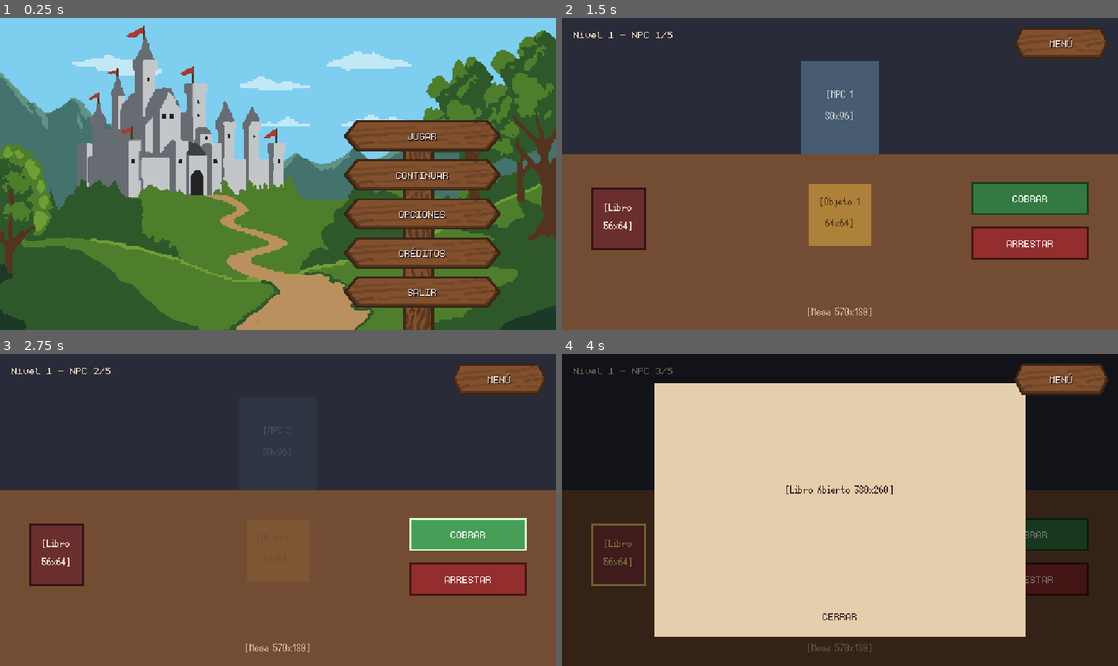
Above: before the commit, frames 1-4 (two rows, left to right).
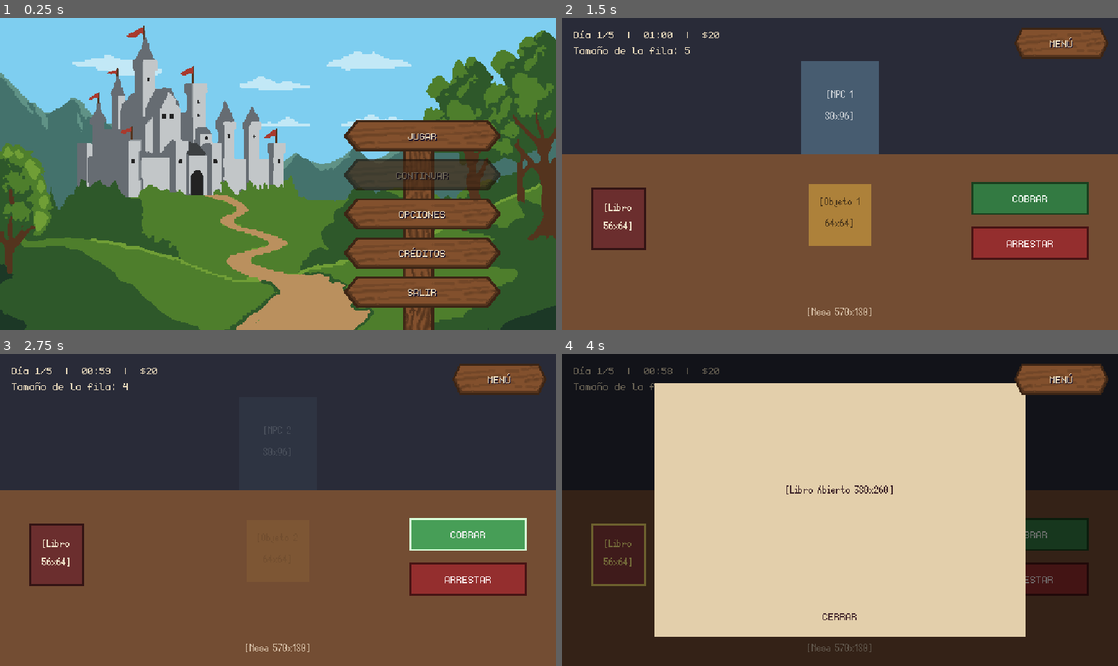
Above: after the commit, the same moments.

Repository: StephenQuispeLipa/Notaria-Aventureros
Game: Godot game, scene res://Scenes/Menus/OptionsMenu.tscn
Two runs of this game, one before a commit and one after it. Both use one fixed random seed, a clock stepped at 60 frames per second and the inputs below.
Inputs (mouse positions are in pixels of both pictures, inside the frame that each line leads up to):
- Up to frame 1 (0.25 s): no input
- Up to frame 2 (1.5 s): click (984, 174) at 0.5 s, where only the run before the commit has a clickable "CONTINUAR"; click "JUGAR" at 1.25 s
- Up to frame 3 (2.75 s): click "COBRAR" at 2 s
- Up to frame 4 (4 s): click "ARRESTAR" at 2.75 s; click "[Libro 56x64]" at 3.5 s

The runs differ from the first frame. In frame 1, 2.1% of the frame differs, in the area x 62-90%, y 45-55%; in frame 2, 0.2%; in frame 3, 0.2%; in frame 4, 0.2%.

Commit message:
feat: add desk view scene, game manager, and audio assets

Diff:
--- a/Scenes/Desk/Desk_View.tscn
+++ b/Scenes/Desk/Desk_View.tscn
@@ -80,12 +80,13 @@
 layout_mode = 0
 offset_left = 12.0
 offset_top = 10.0
-offset_right = 200.0
-offset_bottom = 28.0
+offset_right = 240.0
+offset_bottom = 48.0
 theme_override_colors/font_color = Color(0.92, 0.86, 0.74, 1)
 theme_override_fonts/font = ExtResource("3_mono")
 theme_override_font_sizes/font_size = 16
-text = "Nivel 1 - NPC 1/4"
+text = "Día 1/5  |  01:00  |  $20
+Tamaño de la fila: 4"
 
 [node name="NPCRect" type="ColorRect" parent="."]
 unique_name_in_owner = true
@@ -315,65 +316,82 @@
 anchor_bottom = 1.0
 grow_horizontal = 2
 grow_vertical = 2
-color = Color(0, 0, 0, 0.65)
-
-[node name="Panel" type="ColorRect" parent="DayEndOverlay"]
-layout_mode = 1
-anchors_preset = 8
-anchor_left = 0.5
-anchor_top = 0.5
-anchor_right = 0.5
-anchor_bottom = 0.5
-offset_left = -135.0
-offset_top = -65.0
-offset_right = 135.0
-offset_bottom = 65.0
-grow_horizontal = 2
-grow_vertical = 2
-color = Color(0.89, 0.81, 0.67, 1)
-
-[node name="VBox" type="VBoxContainer" parent="DayEndOverlay/Panel"]
-layout_mode = 1
-anchors_preset = 15
-anchor_right = 1.0
-anchor_bottom = 1.0
-grow_horizontal = 2
-grow_vertical = 2
-theme_override_constants/separation = 10
+color = Color(0, 0, 0, 1)
+
+[node name="Margin" type="MarginContainer" parent="DayEndOverlay"]
+layout_mode = 1
+anchors_preset = 15
+anchor_right = 1.0
+anchor_bottom = 1.0
+grow_horizontal = 2
+grow_vertical = 2
+theme_override_constants/margin_left = 40
+theme_override_constants/margin_top = 20
+theme_override_constants/margin_right = 40
+theme_override_constants/margin_bottom = 20
+
+[node name="VBox" type="VBoxContainer" parent="DayEndOverlay/Margin"]
+layout_mode = 2
+theme_override_constants/separation = 8
 alignment = 1
 
-[node name="DayEndLabel" type="Label" parent="DayEndOverlay/Panel/VBox"]
-unique_name_in_owner = true
-layout_mode = 2
-theme_override_colors/font_color = Color(0.24, 0.14, 0.16, 1)
-theme_override_fonts/font = ExtResource("4_silver")
-theme_override_font_sizes/font_size = 16
-text = "Nivel 1 completado"
-horizontal_alignment = 1
-
-[node name="Buttons" type="HBoxContainer" parent="DayEndOverlay/Panel/VBox"]
-layout_mode = 2
-theme_override_constants/separation = 16
+[node name="DayEndTitle" type="Label" parent="DayEndOverlay/Margin/VBox"]
+unique_name_in_owner = true
+layout_mode = 2
+theme_override_colors/font_color = Color(1, 0.85, 0.35, 1)
+theme_override_fonts/font = ExtResource("3_mono")
+theme_override_font_sizes/font_size = 16
+text = "RESUMEN DEL DÍA 1"
+horizontal_alignment = 1
+
+[node name="DayEndLabel" type="RichTextLabel" parent="DayEndOverlay/Margin/VBox"]
+unique_name_in_owner = true
+layout_mode = 2
+theme_override_colors/default_color = Color(0.92, 0.86, 0.74, 1)
+theme_override_fonts/normal_font = ExtResource("3_mono")
+theme_override_font_sizes/normal_font_size = 16
+bbcode_enabled = true
+text = "Resumen"
+fit_content = true
+scroll_active = false
+autowrap_mode = 0
+horizontal_alignment = 1
+
+[node name="Buttons" type="HBoxContainer" parent="DayEndOverlay/Margin/VBox"]
+layout_mode = 2
+theme_override_constants/separation = 24
 alignment = 1
 
-[node name="BtnRestartDay" type="Button" parent="DayEndOverlay/Panel/VBox/Buttons"]
+[node name="BtnNextDay" type="Button" parent="DayEndOverlay/Margin/VBox/Buttons"]
 unique_name_in_owner = true
 layout_mode = 2
 focus_mode = 0
 flat = true
-theme_override_colors/font_color = Color(0.28, 0.17, 0.19, 1)
-theme_override_colors/font_hover_color = Color(0.55, 0.35, 0.2, 1)
-theme_override_fonts/font = ExtResource("3_mono")
-theme_override_font_sizes/font_size = 16
-text = "REPETIR"
-
-[node name="BtnBackMenu" type="Button" parent="DayEndOverlay/Panel/VBox/Buttons"]
-unique_name_in_owner = true
+theme_override_colors/font_color = Color(0.7, 0.95, 0.65, 1)
+theme_override_colors/font_hover_color = Color(1, 1, 0.5, 1)
+theme_override_fonts/font = ExtResource("3_mono")
+theme_override_font_sizes/font_size = 16
+text = "DÍA 2"
+
+[node name="BtnRestartDay" type="Button" parent="DayEndOverlay/Margin/VBox/Buttons"]
+unique_name_in_owner = true
+visible = false
 layout_mode = 2
 focus_mode = 0
 flat = true
-theme_override_colors/font_color = Color(0.28, 0.17, 0.19, 1)
-theme_override_colors/font_hover_color = Color(0.65, 0.25, 0.25, 1)
+theme_override_colors/font_color = Color(0.7, 0.95, 0.65, 1)
+theme_override_colors/font_hover_color = Color(1, 1, 0.5, 1)
+theme_override_fonts/font = ExtResource("3_mono")
+theme_override_font_sizes/font_size = 16
+text = "REINTENTAR"
+
+[node name="BtnBackMenu" type="Button" parent="DayEndOverlay/Margin/VBox/Buttons"]
+unique_name_in_owner = true
+layout_mode = 2
+focus_mode = 0
+flat = true
+theme_override_colors/font_color = Color(0.92, 0.86, 0.74, 1)
+theme_override_colors/font_hover_color = Color(0.95, 0.45, 0.45, 1)
 theme_override_fonts/font = ExtResource("3_mono")
 theme_override_font_sizes/font_size = 16
 text = "MENÚ"
--- /dev/null
+++ b/Scripts/Core/game_manager.gd
@@ -0,0 +1,102 @@
+class_name GameManagerClass
+extends Node
+
+const SAVE_PATH := "user://savegame.json"
+
+const STARTING_MONEY := 20
+const FIXED_DAILY_SALARY := 15
+const MAX_DAYS := 5
+
+var current_day: int = 1
+var money: int = STARTING_MONEY
+var npcs_today_count: int = 4
+var current_npc_index: int = 0
+var arrests_today: int = 0
+var charges_today: int = 0
+var day_time_remaining: float = 60.0
+
+var total_charged: int = 0
+var total_arrested: int = 0
+var total_earned: int = 0
+var total_spent: int = 0
+var total_events: int = 0
+
+func get_day_duration(day: int) -> float:
+	return 60.0 + 20.0 * float(maxi(day - 1, 0))
+
+func start_new_game() -> void:
+	current_day = 1
+	money = STARTING_MONEY
+	npcs_today_count = randi_range(4, 5)
+	current_npc_index = 0
+	arrests_today = 0
+	charges_today = 0
+	day_time_remaining = get_day_duration(current_day)
+	total_charged = 0
+	total_arrested = 0
+	total_earned = 0
+	total_spent = 0
+	total_events = 0
+	save_game()
+
+func advance_to_next_day() -> void:
+	current_day += 1
+	npcs_today_count += randi_range(1, 2)
+	current_npc_index = 0
+	arrests_today = 0
+	charges_today = 0
+	day_time_remaining = get_day_duration(current_day)
+	save_game()
+
+func has_save() -> bool:
+	return FileAccess.file_exists(SAVE_PATH)
+
+func save_game() -> void:
+	var data := {
+		"current_day": current_day,
+		"money": money,
+		"npcs_today_count": npcs_today_count,
+		"current_npc_index": current_npc_index,
+		"arrests_today": arrests_today,
+		"charges_today": charges_today,
+		"day_time_remaining": day_time_remaining,
+		"total_charged": total_charged,
+		"total_arrested": total_arrested,
+		"total_earned": total_earned,
+		"total_spent": total_spent,
+		"total_events": total_events,
+	}
+	var file := FileAccess.open(SAVE_PATH, FileAccess.WRITE)
+	if file:
+		file.store_string(JSON.stringify(data))
+		file.close()
+
+func load_game() -> bool:
+	if not has_save():
+		return false
+	var file := FileAccess.open(SAVE_PATH, FileAccess.READ)
+	if not file:
+		return false
+	var parsed: Variant = JSON.parse_string(file.get_as_text())
+	file.close()
+	if not (parsed is Dictionary):
+		return false
+
+	var data := parsed as Dictionary
+	current_day = int(data.get("current_day", 1))
+	money = int(data.get("money", STARTING_MONEY))
+	npcs_today_count = int(data.get("npcs_today_count", 4))
+	current_npc_index = int(data.get("current_npc_index", 0))
+	arrests_today = int(data.get("arrests_today", 0))
+	charges_today = int(data.get("charges_today", 0))
+	day_time_remaining = float(data.get("day_time_remaining", get_day_duration(current_day)))
+	total_charged = int(data.get("total_charged", 0))
+	total_arrested = int(data.get("total_arrested", 0))
+	total_earned = int(data.get("total_earned", 0))
+	total_spent = int(data.get("total_spent", 0))
+	total_events = int(data.get("total_events", 0))
+	return true
+
+func delete_save() -> void:
+	if has_save():
+		DirAccess.remove_absolute(SAVE_PATH)
--- a/Scripts/Desk/desk_view.gd
+++ b/Scripts/Desk/desk_view.gd
@@ -6,6 +6,8 @@
 const CAMPANA_GRANDE_SFX: AudioStream = preload("res://Assets/Audio/SFX/campana-grande.wav")
 const CAMPANA_PEQUE_SFX: AudioStream = preload("res://Assets/Audio/SFX/campana-peque.wav")
 const BAG_OF_COINS_SFX: AudioStream = preload("res://Assets/Audio/SFX/bag-of-coins.wav")
+const TOS_SFX: AudioStream = preload("res://Assets/Audio/SFX/tos.wav")
+const ESCRITURA_SFX: AudioStream = preload("res://Assets/Audio/SFX/escritura.wav")
 
 const VIGNETTE_WHITE := Color(1.0, 1.0, 1.0, 0.9)
 const VIGNETTE_RED := Color(0.95, 0.12, 0.12, 0.95)
@@ -13,9 +15,24 @@
 const NPC_CENTER_X: float = 245.0
 const NPC_EXIT_OFFSET: float = 75.0
 
+const FAMILY_MEMBERS: Array[String] = ["Esposa", "Hijo", "Hija"]
+const ILLNESS_MIN_COST := 8
+const ILLNESS_MAX_COST := 14
+const ILLNESS_PROBABILITY := 0.25
+const EXTERNAL_EVENTS: Array[Dictionary] = [
+	{"name": "Deuda pendiente", "min_cost": 6, "max_cost": 12, "prob": 0.30},
+	{"name": "Robo en casa", "min_cost": 5, "max_cost": 10, "prob": 0.30},
+]
+
 var total_npcs: int = 4
 var current_npc_index: int = 0
+var arrests_today: int = 0
+var charges_today: int = 0
+var time_remaining: float = 60.0
 var is_transitioning: bool = false
+var is_day_ending: bool = false
+var _last_displayed_second: int = -1
+var _save_timer_accum: float = 0.0
 
 @onready var day_progress_label: Label = %DayProgressLabel
 @onready var npc_rect: ColorRect = %NPCRect
@@ -34,7 +51,9 @@
 @onready var btn_close_book: Button = %BtnCloseBook
 
 @onready var day_end_overlay: Control = %DayEndOverlay
-@onready var day_end_label: Label = %DayEndLabel
+@onready var day_end_title: Label = %DayEndTitle
+@onready var day_end_label: RichTextLabel = %DayEndLabel
+@onready var btn_next_day: Button = %BtnNextDay
 @onready var btn_restart_day: Button = %BtnRestartDay
 @onready var btn_back_menu: Button = %BtnBackMenu
 
@@ -51,29 +70,90 @@
 	btn_cobrar.pressed.connect(_on_cobrar_pressed)
 	btn_arrestar.pressed.connect(_on_arrestar_pressed)
 
-	btn_restart_day.pressed.connect(_start_level)
+	btn_next_day.pressed.connect(_on_next_day_pressed)
+	btn_restart_day.pressed.connect(_on_restart_game_pressed)
 	btn_back_menu.pressed.connect(_on_back_menu_pressed)
 
-	_start_level()
+	_start_current_day()
+
+func _process(delta: float) -> void:
+	if day_end_overlay.visible or is_day_ending:
+		return
+
+	time_remaining = maxf(time_remaining - delta, 0.0)
+	GameManager.day_time_remaining = time_remaining
+
+	var sec := ceili(time_remaining)
+	if sec != _last_displayed_second:
+		_last_displayed_second = sec
+		_update_day_progress_label()
+
+	_save_timer_accum += delta
+	if _save_timer_accum >= 1.0:
+		_save_timer_accum = 0.0
+		GameManager.save_game()
+
+	if time_remaining <= 0.0:
+		is_day_ending = true
+		is_transitioning = true
+		_set_actions_enabled(false)
+		if book_overlay.visible:
+			_close_book()
+		_show_day_summary(true)
+
+func _exit_tree() -> void:
+	if not day_end_overlay.visible and not is_day_ending and GameManager.has_save():
+		GameManager.day_time_remaining = time_remaining
+		GameManager.current_npc_index = current_npc_index
+		GameManager.arrests_today = arrests_today
+		GameManager.charges_today = charges_today
+		GameManager.save_game()
 
 func _unhandled_input(event: InputEvent) -> void:
 	if book_overlay.visible and event.is_action_pressed("ui_cancel"):
 		_close_book()
 		get_viewport().set_input_as_handled()
 
-func _start_level() -> void:
-	total_npcs = randi_range(4, 5)
-	current_npc_index = 0
+func _start_current_day() -> void:
+	total_npcs = GameManager.npcs_today_count
+	current_npc_index = GameManager.current_npc_index
+	arrests_today = GameManager.arrests_today
+	charges_today = GameManager.charges_today
+	time_remaining = GameManager.day_time_remaining
+	is_day_ending = false
+	_last_displayed_second = ceili(time_remaining)
+	_save_timer_accum = 0.0
 	day_end_overlay.visible = false
 	_set_vignette(Color.WHITE, 0.0)
-	_spawn_current_npc()
+	_update_day_progress_label()
+
+	if current_npc_index >= total_npcs:
+		_show_day_summary(false)
+	elif time_remaining <= 0.0:
+		_show_day_summary(true)
+	else:
+		_spawn_current_npc()
+
+func _update_day_progress_label() -> void:
+	var sec := maxi(ceili(time_remaining), 0)
+	var mins := sec / 60
+	var rem_sec := sec % 60
+	var remaining_npcs := maxi(total_npcs - current_npc_index, 0)
+	day_progress_label.text = "Día %d/%d  |  %02d:%02d  |  $%d\nTamaño de la fila: %d" % [
+		GameManager.current_day,
+		GameManagerClass.MAX_DAYS,
+		mins,
+		rem_sec,
+		GameManager.money,
+		remaining_npcs,
+	]
 
 func _spawn_current_npc() -> void:
 	is_transitioning = false
 	_set_actions_enabled(true)
+	_update_day_progress_label()
 
 	var display_num := current_npc_index + 1
-	day_progress_label.text = "Nivel 1 - NPC %d/%d" % [display_num, total_npcs]
 	npc_label.text = "[NPC %d\n80x96]" % display_num
 	item_label.text = "[Objeto %d\n64x64]" % display_num
 
@@ -86,14 +166,28 @@
 	tween.tween_property(item_rect, "modulate:a", 1.0, 0.25)
 
 func _on_cobrar_pressed() -> void:
-	if is_transitioning:
-		return
+	if is_transitioning or is_day_ending:
+		return
+	charges_today += 1
+	current_npc_index += 1
+	GameManager.charges_today = charges_today
+	GameManager.current_npc_index = current_npc_index
+	GameManager.total_charged += 1
+	GameManager.day_time_remaining = time_remaining
+	GameManager.save_game()
 	AudioManager.play_sfx(CAMPANA_PEQUE_SFX)
 	_resolve_npc(NPC_EXIT_OFFSET, VIGNETTE_WHITE)
 
 func _on_arrestar_pressed() -> void:
-	if is_transitioning:
-		return
+	if is_transitioning or is_day_ending:
+		return
+	arrests_today += 1
+	current_npc_index += 1
+	GameManager.arrests_today = arrests_today
+	GameManager.current_npc_index = current_npc_index
+	GameManager.total_arrested += 1
+	GameManager.day_time_remaining = time_remaining
+	GameManager.save_game()
 	AudioManager.play_sfx(CAMPANA_GRANDE_SFX)
 	AudioManager.play_sfx(BAG_OF_COINS_SFX)
 	_resolve_npc(-NPC_EXIT_OFFSET, VIGNETTE_RED)
@@ -116,11 +210,14 @@
 
 	await tween.finished
 
-	current_npc_index += 1
+	if is_day_ending:
+		return
+
 	if current_npc_index < total_npcs:
 		_spawn_current_npc()
 	else:
-		_show_day_end()
+		is_day_ending = true
+		_show_day_summary(false)
 
 func _set_vignette(color: Color, intensity: float) -> void:
 	var mat := vignette_rect.material as ShaderMaterial
@@ -153,9 +250,104 @@
 	if event is InputEventMouseButton and event.pressed and event.button_index == MOUSE_BUTTON_LEFT:
 		_close_book()
 
-func _show_day_end() -> void:
-	day_end_label.text = "Nivel 1 completado\n(%d/%d NPCs atendidos)" % [total_npcs, total_npcs]
+func _show_day_summary(timed_out: bool = false) -> void:
+	is_day_ending = true
+	var prev_money := GameManager.money
+	var salary := GameManagerClass.FIXED_DAILY_SALARY / 2 if timed_out else GameManagerClass.FIXED_DAILY_SALARY
+	var arrest_rate := randi_range(4, 7)
+	var arrest_bonus := arrests_today * arrest_rate
+	var food_cost := randi_range(10, 16)
+
+	var event_cost := 0
+	var event_lines: Array[String] = []
+	var has_sick_family := false
+
+	for member in FAMILY_MEMBERS:
+		if randf() < ILLNESS_PROBABILITY:
+			var cost := randi_range(ILLNESS_MIN_COST, ILLNESS_MAX_COST)
+			event_cost += cost
+			event_lines.append("[color=#e05555]- Enfermedad (%s): -%d[/color]" % [member, cost])
+			GameManager.total_events += 1
+			has_sick_family = true
+
+	for ev in EXTERNAL_EVENTS:
+		if randf() < float(ev["prob"]):
+			var cost := randi_range(int(ev["min_cost"]), int(ev["max_cost"]))
+			event_cost += cost
+			event_lines.append("[color=#e05555]- %s: -%d[/color]" % [ev["name"], cost])
+			GameManager.total_events += 1
+
+	var day_income := salary + arrest_bonus
+	var day_expenses := food_cost + event_cost
+	var new_money := prev_money + day_income - day_expenses
+
+	GameManager.money = new_money
+	GameManager.total_earned += day_income
+	GameManager.total_spent += day_expenses
+
+	var salary_line := "[color=#66e066]+ Sueldo de hoy: +%d[/color]" % salary
+	if timed_out:
+		salary_line = "[color=#66e066]+ Sueldo de hoy (tiempo agotado 50%%): +%d[/color]" % salary
+
+	var summary_lines: Array[String] = [
+		"Dinero actual: %d" % prev_money,
+		salary_line,
+		"[color=#66e066]+ Ingreso extra (arrestos): +%d (%d x %d)[/color]" % [arrest_bonus, arrests_today, arrest_rate],
+		"[color=#e05555]- Comida para la familia: -%d[/color]" % food_cost,
+	]
+	summary_lines.append_array(event_lines)
+	summary_lines.append("------------------------------")
+	summary_lines.append("Dinero resultante: %d" % maxi(new_money, 0))
+
+	if new_money <= 0:
+		GameManager.delete_save()
+		day_end_title.text = "FIN DEL JUEGO (Sin dinero)"
+		summary_lines.append("")
+		summary_lines.append("Días alcanzados: %d/%d | Cobros: %d | Arrestos: %d" % [
+			GameManager.current_day,
+			GameManagerClass.MAX_DAYS,
+			GameManager.total_charged,
+			GameManager.total_arrested,
+		])
+		summary_lines.append("[color=#66e066]Ingresos: +%d[/color] | [color=#e05555]Gastos: -%d[/color] | Eventos: %d" % [
+			GameManager.total_earned,
+			GameManager.total_spent,
+			GameManager.total_events,
+		])
+		btn_next_day.visible = false
+		btn_restart_day.visible = true
+		btn_restart_day.text = "REINTENTAR"
+	elif GameManager.current_day >= GameManagerClass.MAX_DAYS:
+		GameManager.delete_save()
+		day_end_title.text = "¡JUEGO COMPLETADO! (Día 5)"
+		summary_lines.append("")
+		summary_lines.append("=== ESTADÍSTICAS FINALES ===")
+		summary_lines.append("Dinero final: %d | Eventos sufridos: %d" % [new_money, GameManager.total_events])
+		summary_lines.append("Total cobrados: %d | Total arrestados: %d" % [GameManager.total_charged, GameManager.total_arrested])
+		summary_lines.append("[color=#66e066]Ingresos totales: +%d[/color] | [color=#e05555]Gastos totales: -%d[/color]" % [GameManager.total_earned, GameManager.total_spent])
+		btn_next_day.visible = false
+		btn_restart_day.visible = true
+		btn_restart_day.text = "JUGAR DE NUEVO"
+	else:
+		GameManager.advance_to_next_day()
+		day_end_title.text = "RESUMEN DEL DÍA %d" % (GameManager.current_day - 1)
+		btn_next_day.visible = true
+		btn_next_day.text = "DÍA %d" % GameManager.current_day
+		btn_restart_day.visible = false
+
+	day_end_label.text = "\n".join(summary_lines)
 	day_end_overlay.visible = true
+
+	AudioManager.play_sfx(ESCRITURA_SFX)
+	if has_sick_family:
+		AudioManager.play_sfx(TOS_SFX)
+
+func _on_next_day_pressed() -> void:
+	_start_current_day()
+
+func _on_restart_game_pressed() -> void:
+	GameManager.start_new_game()
+	_start_current_day()
 
 func _on_back_menu_pressed() -> void:
 	get_tree().change_scene_to_file("res://Scenes/Menus/OptionsMenu.tscn")
--- a/Scripts/Menus/options_menu.gd
+++ b/Scripts/Menus/options_menu.gd
@@ -60,6 +60,7 @@
 
 	_setup_audio_buses()
 	_update_fullscreen_button()
+	_update_continue_button()
 
 	slider_master.value_changed.connect(_on_master_changed)
 	slider_bgm.value_changed.connect(_on_bgm_changed)
@@ -152,7 +153,14 @@
 		close_parchment()
 		get_viewport().set_input_as_handled()
 
+func _update_continue_button() -> void:
+	var has_save := GameManager.has_save()
+	sign_continuar.disabled = not has_save
+	sign_continuar.modulate = Color.WHITE if has_save else Color(0.55, 0.55, 0.55, 0.7)
+
 func _on_sign_mouse_entered(btn: TextureButton) -> void:
+	if btn.disabled:
+		return
 	var label := btn.get_node_or_null("Label") as Label
 	if label:
 		label.add_theme_color_override("font_color", SIGN_HOVER_COLOR)
@@ -165,14 +173,18 @@
 
 func _on_jugar_pressed() -> void:
 	AudioManager.play_sfx(PLAY_SFX)
+	GameManager.start_new_game()
 	if scroll_panel.visible:
 		close_parchment()
 	get_tree().change_scene_to_file("res://Scenes/Desk/Desk_View.tscn")
 
 func _on_continuar_pressed() -> void:
+	if not GameManager.load_game():
+		return
 	AudioManager.play_sfx(PLAY_SFX)
 	if scroll_panel.visible:
 		close_parchment()
+	get_tree().change_scene_to_file("res://Scenes/Desk/Desk_View.tscn")
 
 func _on_opciones_pressed() -> void:
 	if current_mode == PanelMode.OPTIONS and scroll_panel.visible:
--- a/project.godot
+++ b/project.godot
@@ -18,6 +18,7 @@
 [autoload]
 
 AudioManager="*res://Scenes/Core/AudioManager.tscn"
+GameManager="*res://Scripts/Core/game_manager.gd"
 
 [display]
 
Not shown, added: Assets/Audio/SFX/escritura.wav.import
Not shown, added: Assets/Audio/SFX/tos.wav.import
Not shown, added: Scripts/Core/game_manager.gd.uid
Not shown, added: Assets/Audio/SFX/escritura.wav
Not shown, added: Assets/Audio/SFX/tos.wav
